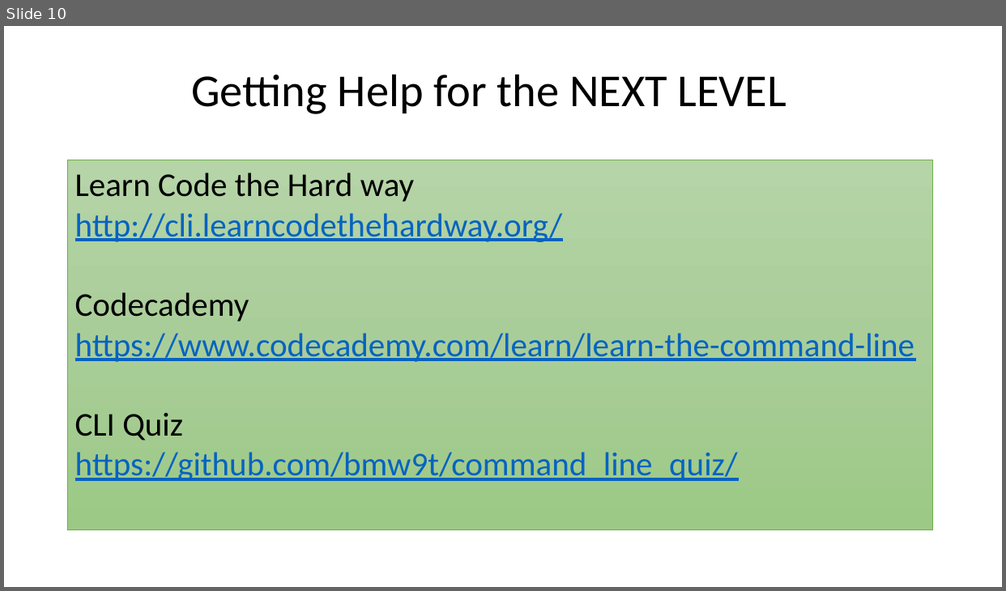
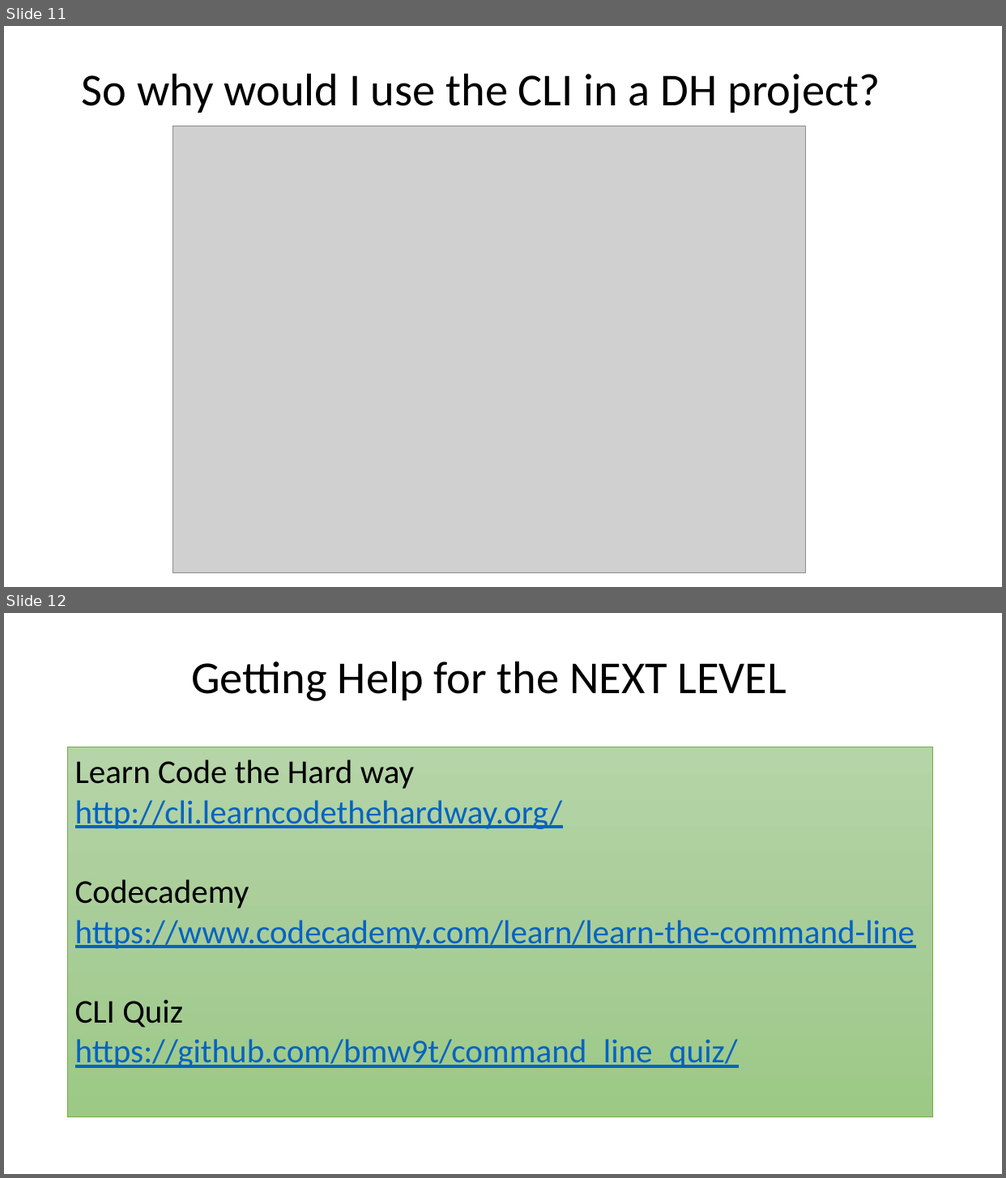
Before and after one commit to humanitiesprogramming/slides, a slide deck: 2019/misc/CLI Git.pptx. Shown one above the other, each under a label of ours: slide 10 before the commit, slides 11 and 12 after it. The pictures are 1006x591 and 1006x1178 pixels, drawn with LibreOffice and Linux fonts; fonts in the diff are those of the drawing; grey boxes stand for pictures. Boxes give left, top, right and bottom in pixels: in the first picture for what was removed or moved away, otherwise in the second. Text is boxed around its words. In the diff, an @@ line names an element or a change of style, - is before the commit and + after.

Commit message:
Made edits to CLI Git powerpoint, including adding a couple slides that: 1. outlined what we'd be covering in the CLI unit and 2. gave an example from my sentiment analysis project of how I would use the CLI in day-to-day project use.

```diff
--- a/2019/misc/CLI Git.pptx
+++ b/2019/misc/CLI Git.pptx
@@ slide 11 added at (4,26,1002,587), background #FFFFFF @@
@@ title added at (82,73,880,113), 44 pt, text #000000 @@
+So why would I use the CLI in a DH project?
@@ picture added at (173,126,806,574) @@
@@ what was slide 10 is now slide 12 @@
```
Also in this commit, not shown: 2 slides changed, 1 other slide added.
